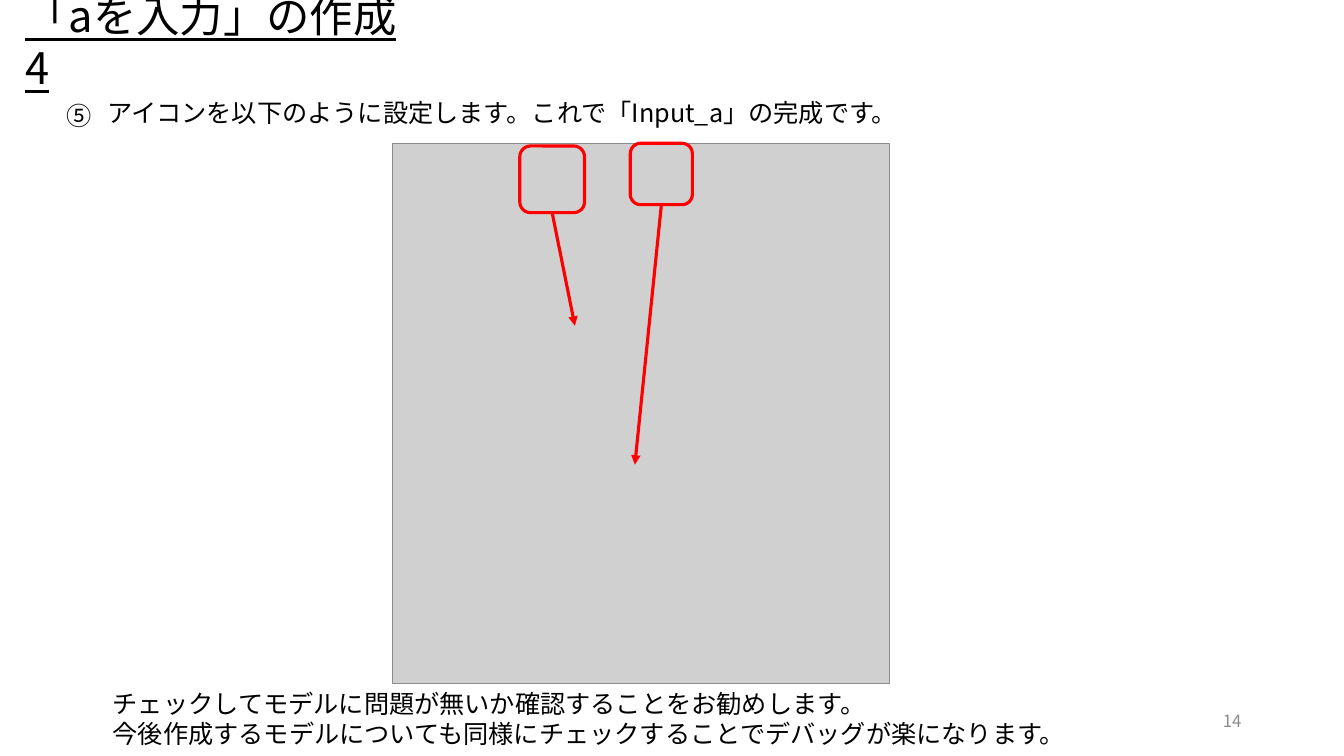
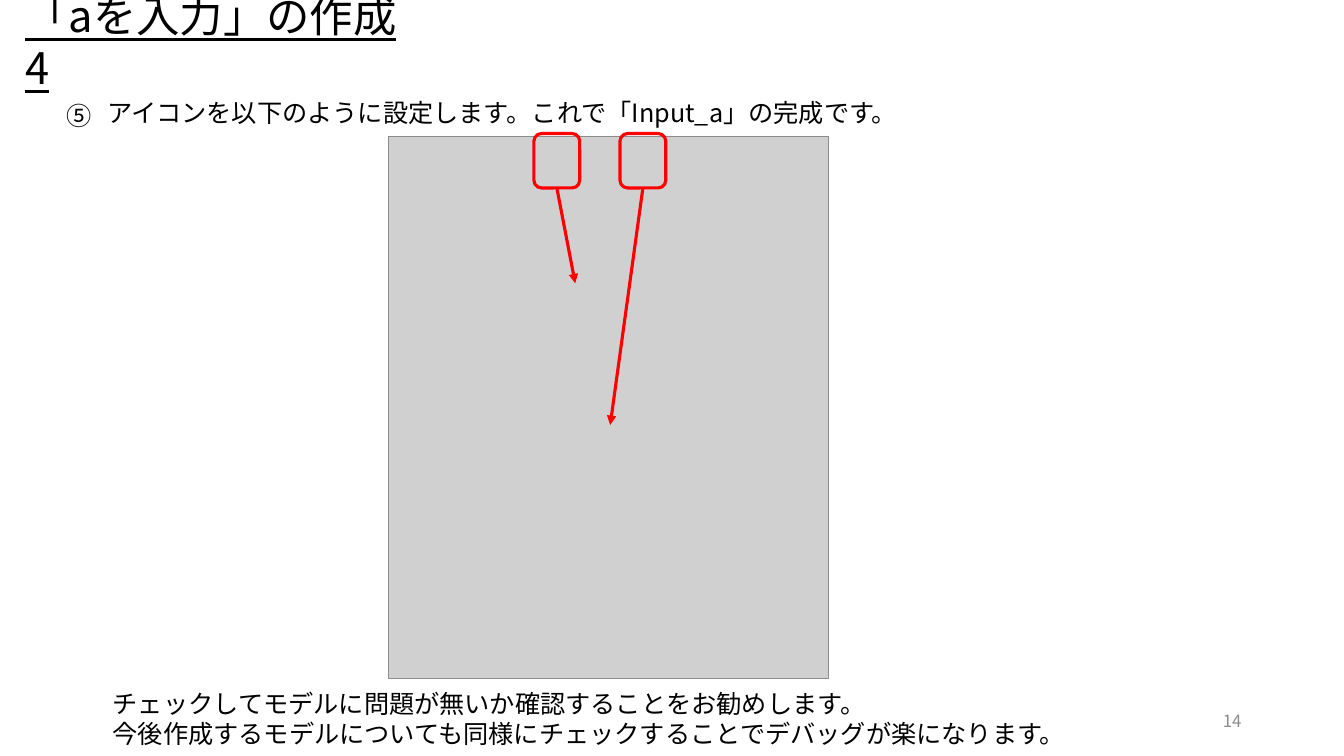
Before and after one commit to UedaShigenori/OpenModelica_Tutorials_Ja, a slide deck: slide 14 of 5_CustomizeModel3_OnePlusOne/OpenModelica_Tutorials_5.pptx. Drawn at 1344x756 pixels with LibreOffice and Linux fonts; fonts in the diff are those of the drawing; grey boxes stand for pictures. Boxes give left, top, right and bottom in pixels: in the first picture for what was removed or moved away, otherwise in the second. Text is boxed around its words. In the diff, an @@ line names an element or a change of style, - is before the commit and + after.

```diff
--- a/5_CustomizeModel3_OnePlusOne/OpenModelica_Tutorials_5.pptx
+++ b/5_CustomizeModel3_OnePlusOne/OpenModelica_Tutorials_5.pptx
@@ picture: place and size @@
-picture at [393, 143, 890, 684]
+picture at [388, 137, 828, 679]
@@ rounded rectangle: place and size @@
-rounded rectangle at [520, 146, 585, 213]
+rounded rectangle at [534, 133, 580, 188]
@@ rounded rectangle: place and size @@
-rounded rectangle at [630, 143, 693, 205]
+rounded rectangle at [620, 133, 665, 188]
@@ arrow moved from (553, 213) - (575, 326) to (557, 188) - (576, 283) @@
@@ arrow moved from (661, 205) - (635, 465) to (643, 188) - (610, 425) @@
```
Also in this commit, not shown: 4 other slides changed, 11 other files.
